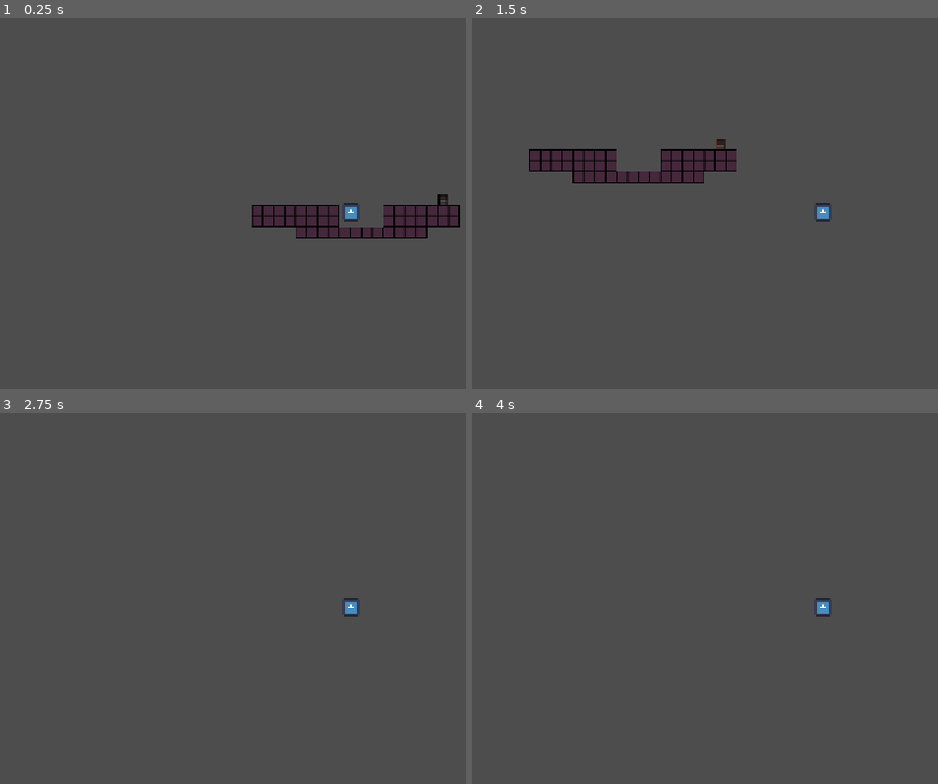
Above: before the commit, frames 1-4 (two rows, left to right).
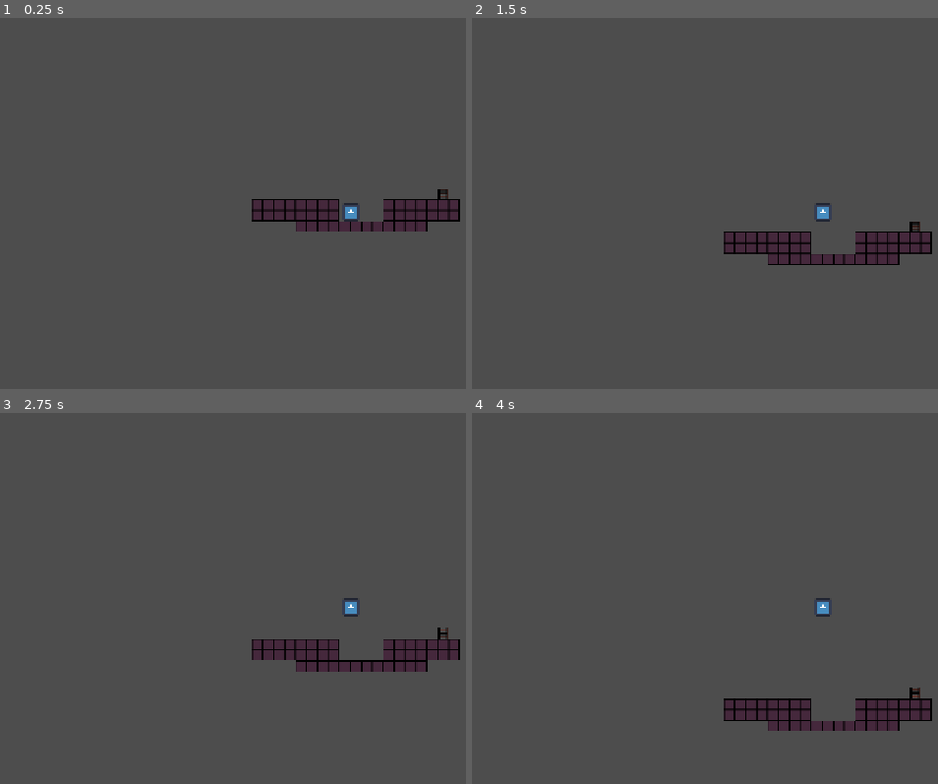
Above: after the commit, the same moments.

Repository: xanian7/november-2
Game: Godot game, scene res://scenes/main.tscn
Same seed, same stepped clock (60 frames per second), same inputs: the game is played once before the commit and once after it. The engine's default icon, where the game draws it, is replaced by a stand-in: a white triangle on a blue panel in a dark square.
Inputs:
- Up to frame 1 (0.25 s): no input
- Up to frame 2 (1.5 s): tap Enter (ui_accept) at 0.5, 0.6 s; hold Space (jump, bound only after the commit) 0.53-1.28 s; hold Right (ui_right) from 0.53 s (still down); tap Space (jump, bound only after the commit) at 1.35 s
- Up to frame 3 (2.75 s): tap Space (jump, bound only after the commit) at 1.52, 1.82 s; tap Enter (ui_accept) at 1.55, 2.1 s; release Right (ui_right) at 2.03 s; hold Left (ui_left) from 2.03 s (still down); hold Space (jump, bound only after the commit) from 2.03 s (still down)
- Up to frame 4 (4 s): release Left (ui_left) at 2.78 s; release Space (jump, bound only after the commit) at 2.78 s; hold Right (ui_right) from 2.78 s (still down); tap Enter (ui_accept) at 2.85 s; tap Space (jump, bound only after the commit) at 3.02, 3.32 s; hold Space (jump, bound only after the commit) from 3.53 s (still down)

The runs differ from the first frame. In frame 1, 2.2% of the frame differs, in the area x 54-99%, y 46-60%; in frame 2, 6.1%, in the area x 12-99%, y 32-67%; in frame 3, 2.9%; in frame 4, 3.0%.

Commit message:
adding movement keybinds + variable jump height

Diff:
--- a/project.godot
+++ b/project.godot
@@ -24,6 +24,34 @@
 window/stretch/mode="canvas_items"
 window/stretch/aspect="expand"
 
+[input]
+
+move_right={
+"deadzone": 0.2,
+"events": [Object(InputEventKey,"resource_local_to_scene":false,"resource_name":"","device":-1,"window_id":0,"alt_pressed":false,"shift_pressed":false,"ctrl_pressed":false,"meta_pressed":false,"pressed":false,"keycode":0,"physical_keycode":68,"key_label":0,"unicode":100,"location":0,"echo":false,"script":null)
+]
+}
+move_left={
+"deadzone": 0.2,
+"events": [Object(InputEventKey,"resource_local_to_scene":false,"resource_name":"","device":-1,"window_id":0,"alt_pressed":false,"shift_pressed":false,"ctrl_pressed":false,"meta_pressed":false,"pressed":false,"keycode":0,"physical_keycode":65,"key_label":0,"unicode":97,"location":0,"echo":false,"script":null)
+]
+}
+jump={
+"deadzone": 0.2,
+"events": [Object(InputEventKey,"resource_local_to_scene":false,"resource_name":"","device":-1,"window_id":0,"alt_pressed":false,"shift_pressed":false,"ctrl_pressed":false,"meta_pressed":false,"pressed":false,"keycode":0,"physical_keycode":32,"key_label":0,"unicode":32,"location":0,"echo":false,"script":null)
+]
+}
+attack={
+"deadzone": 0.2,
+"events": [Object(InputEventMouseButton,"resource_local_to_scene":false,"resource_name":"","device":-1,"window_id":0,"alt_pressed":false,"shift_pressed":false,"ctrl_pressed":false,"meta_pressed":false,"button_mask":0,"position":Vector2(0, 0),"global_position":Vector2(0, 0),"factor":1.0,"button_index":1,"canceled":false,"pressed":false,"double_click":false,"script":null)
+]
+}
+pause={
+"deadzone": 0.2,
+"events": [Object(InputEventKey,"resource_local_to_scene":false,"resource_name":"","device":-1,"window_id":0,"alt_pressed":false,"shift_pressed":false,"ctrl_pressed":false,"meta_pressed":false,"pressed":false,"keycode":0,"physical_keycode":4194305,"key_label":0,"unicode":0,"location":0,"echo":false,"script":null)
+]
+}
+
 [physics]
 
 3d/physics_engine="Jolt Physics"
--- a/scripts/player.gd
+++ b/scripts/player.gd
@@ -2,10 +2,12 @@
 class_name Player
 
 # TODO: create a state manager to deal with player movement
-# TODO: create a variable height jump
 
-const SPEED = 300.0
-const JUMP_VELOCITY = -400.0
+@export var MAX_JUMP_TIME: float = 0.1 # variable jump max timing
+@export var FALLING_VELOCITY: float = 10.0 # what to increment the falling velocity by since it feels too floaty
+var time_jump_held: float = 0.0 # timer for jump
+const SPEED: float = 300.0
+const JUMP_VELOCITY: float = -400.0
 
 ## Add player to the player group so when the player enters an area we know it's them
 func _ready() -> void:
@@ -19,12 +21,11 @@
 		velocity += get_gravity() * delta
 
 	# Handle jump.
-	if Input.is_action_just_pressed("ui_accept") and is_on_floor():
-		velocity.y = JUMP_VELOCITY
+	jump(delta)
 
 	# Get the input direction and handle the movement/deceleration.
 	# As good practice, you should replace UI actions with custom gameplay actions.
-	var direction := Input.get_axis("ui_left", "ui_right")
+	var direction := Input.get_axis("move_left", "move_right")
 	if direction:
 		velocity.x = direction * SPEED
 	else:
@@ -32,6 +33,22 @@
 
 	move_and_slide()
 
+# TODO: fix accidental double jump
+## Controls the player jump. Allows for variable jump height based on the MAX_JUMP_TIME
+func jump(delta: float) -> void:
+	if Input.is_action_just_pressed("jump"):
+		velocity.y = JUMP_VELOCITY # start jump - still not sure I need this
+
+	if Input.is_action_pressed("jump") and time_jump_held < MAX_JUMP_TIME:
+		velocity.y = JUMP_VELOCITY # jump
+		time_jump_held += delta # start countdown by applying delta to the time held
+
+	if not Input.is_action_pressed("jump") and is_on_floor():
+		time_jump_held = 0.0 # reset timer once on the ground again
+
+	if not is_on_floor():
+		velocity.y += FALLING_VELOCITY # apply more gravity so the jump feels less floaty
+
 ## Spawns the player at the coordinates given by the GameManager
 func spawn() -> void:
 	position = GameManager.player_spawn_point
